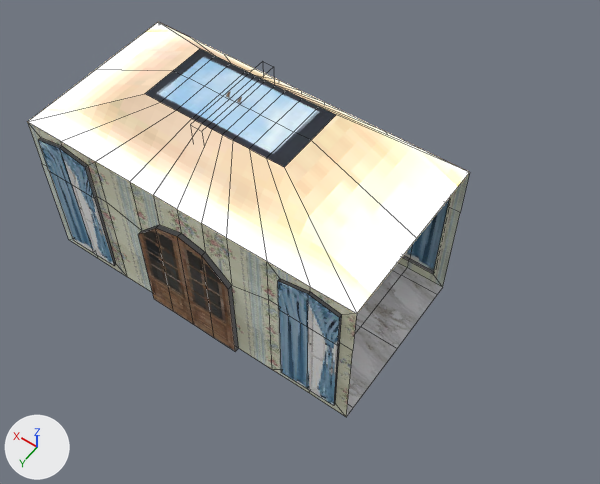
The Blender file Blender/hallway/New Game Hallway.blend: old version first, new version second.
Camera for both pictures: a 50 mm lens placed at (-3.86, 4.42, 7.87), pointed at (-0.77, 0.1, 1.08). Arrows for +X, +Y and +Z are at lower left; the lights stay in place. Mesh edges are drawn as thin lines.
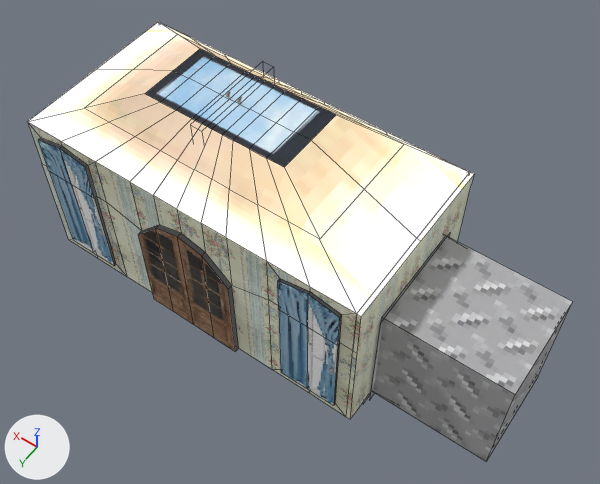
Pixel boxes (x1, y1, x2, y2) of what changed, in the pictures (600 x 484 px):
'Cube.001', added: after (373, 236, 573, 462)
'Plane.003', added: after (347, 173, 474, 419)
    faces in mat_material_005: (347, 175, 474, 419)
    faces in mat_material_007: (357, 173, 474, 316)
'Plane.008', added: after (369, 277, 416, 400)
'Plane.007', added: after (418, 233, 450, 274)
part 1 of me_plane, built on: (28, 22, 470, 314) in both

Edits to the bpy script that builds the scene:
```text
Add img_elevatordoor_png:
    img_elevatordoor_png = load_image('elevatordoor.png', 'elevatordoor.png', 64, 64, 'sRGB')
Add img_elevatorwalls_jpg:
    img_elevatorwalls_jpg = load_image('elevatorwalls.jpg', 'elevatorwalls.jpg', 64, 64, 'sRGB')
Add img_flooring_diamond_platescaled_jpg:
    img_flooring_diamond_platescaled_jpg = load_image('Flooring-Diamond-Platescaled.jpg', 'Flooring-Diamond-Platescaled.jpg', 128, 128, 'sRGB')
Add mat_material_017:
    mat_material_017 = principled_material('Material.017')
    mat_material_017.texture = img_elevatordoor_png
Add mat_material_012:
    mat_material_012 = bpy.data.materials.new('Material.012')
    # colours: white #ffffff
    # uses the picture img_elevatorwalls_jpg
Add mat_material_013:
    mat_material_013 = principled_material('Material.013')
    mat_material_013.base_color = (0.00525, 0.00508, 0.00494)  # black #10100f
Add mat_material_011:
    mat_material_011 = bpy.data.materials.new('Material.011')
    # uses the picture img_flooring_diamond_platescaled_jpg
Change me_plane:
    used by ob_plane; location = (-1.0, 0.0, 0.0)
    remove me_plane.from_pydata(...)  # 242 vertices, 232 faces; spans x -1.0..3.0, y -1.05..1.05, z 0.0..2.5
    add me_plane.from_pydata(...)  # 284 vertices, 271 faces; spans x -1.05..3.0, y -1.05..1.05, z 0.0..2.5
    me_plane part 1
    24 faces are deleted
    42 vertices are added at x -1.05..2.41, y -1.0..1.0, z 0.0..2.22
    49 new faces join them, mat_material_007
    6 new faces join them, mat_material_001
    4 new faces join them, mat_material_003
    4 new faces join them, mat_material_005
Add me_plane_008:
    me_plane_008.from_pydata(...)  # 4 vertices, 1 face; spans x -1.0..1.0, y -1.0..1.0, z 0.0
    me_plane_008.materials.append(mat_material_017)  # picture img_elevatordoor_png
Add me_plane_007:
    me_plane_007.from_pydata(...)  # 4 vertices, 1 face; spans x -1.0..1.0, y -1.0..1.0, z 0.0
    me_plane_007.materials.append(mat_material_017)  # picture img_elevatordoor_png
Add me_cube_001:
    me_cube_001.from_pydata(...)  # 20 vertices, 10 faces; spans x -2.26..1.0, y -1.0..1.0, z -1.0..1.0
    # faces by material slot: [6, 3, 1]
    me_cube_001.materials.append(mat_material_011)
    me_cube_001.materials.append(mat_material_012)
    me_cube_001.materials.append(mat_material_013)  # black #10100f
Add me_plane_003:
    me_plane_003.from_pydata(...)  # 28 vertices, 13 faces; spans x -1.05..-1.0, y -1.0..1.0, z 0.0..1.94
    # faces by material slot: [4, 7, 2]
    me_plane_003.materials.append(mat_material_003)
    me_plane_003.materials.append(mat_material_005)
    me_plane_003.materials.append(mat_material_007)
Add ob_plane_008:
    ob_plane_008 = bpy.data.objects.new('Plane.008', me_plane_008)
    ob_plane_008.location = (-2.066, 0.331, 0.658)
    ob_plane_008.rotation_euler = (0.0, 1.571, 0.0)  # degrees (0, 90, 0)
    ob_plane_008.scale = (0.757, 0.327, 1.0)
Add ob_plane_007:
    ob_plane_007 = bpy.data.objects.new('Plane.007', me_plane_007)
    ob_plane_007.location = (-2.066, -0.323, 0.658)
    ob_plane_007.rotation_euler = (0.0, 1.571, 0.0)  # degrees (0, 90, 0)
    ob_plane_007.scale = (0.757, 0.327, 1.0)
Add ob_plane_003:
    ob_plane_003 = bpy.data.objects.new('Plane.003', me_plane_003)
    ob_plane_003.location = (-1.0, 0.0, 0.0)
    _m = ob_plane_003.modifiers.new('Boolean', 'BOOLEAN')
    _m.object = ob_cube_001
Add ob_cube_001:
    ob_cube_001 = bpy.data.objects.new('Cube.001', me_cube_001)
    ob_cube_001.location = (-2.422, 0.0, 0.698)
    ob_cube_001.scale = (0.433, 0.593, 0.709)
```
